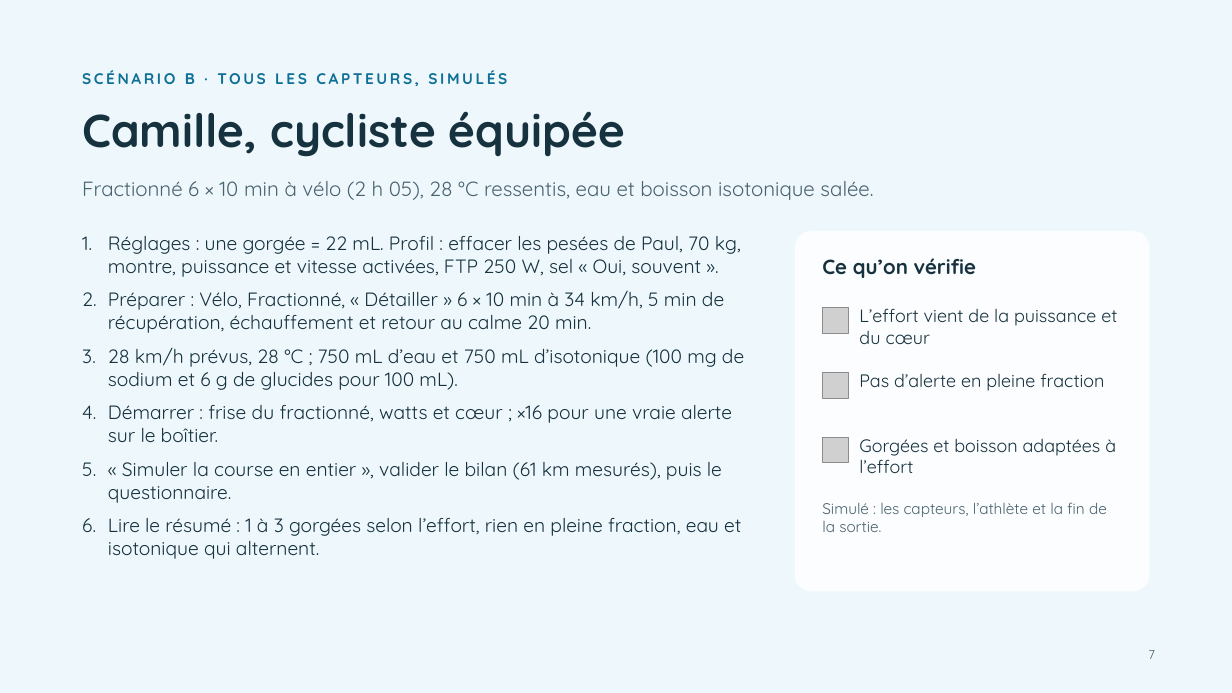
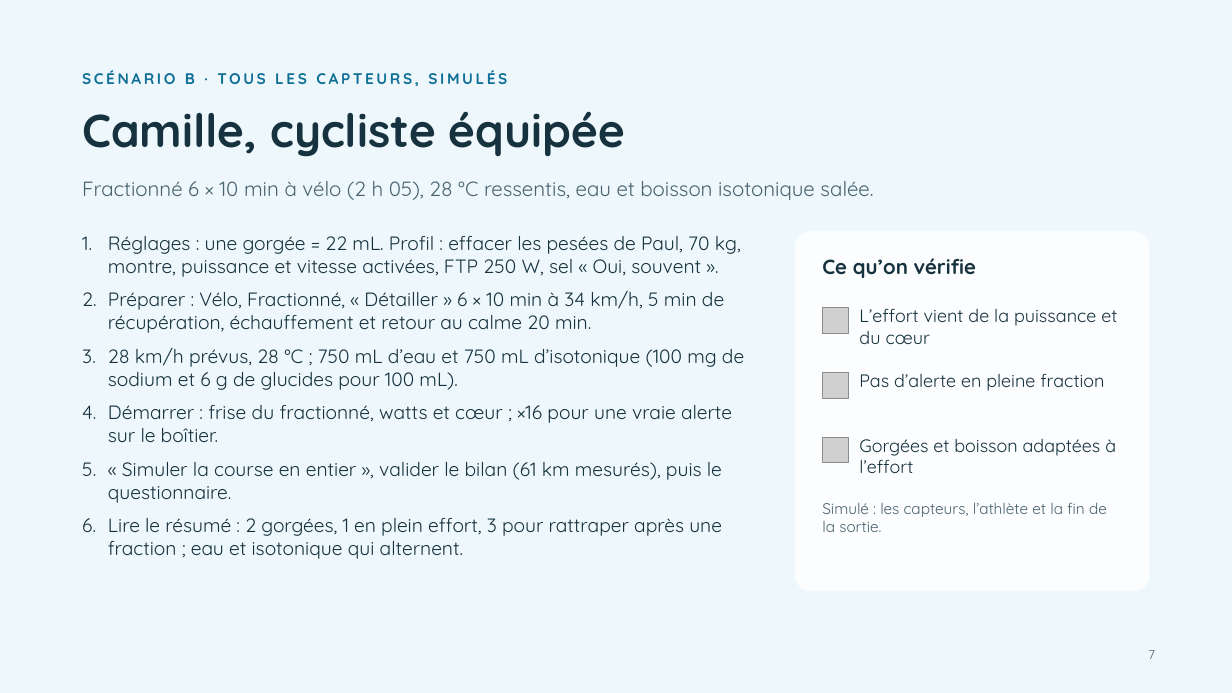
Before and after one commit to martinbaumg/hydroperf, a slide deck: slide 7 of docs/hydroperf_demo_finale.pptx. Drawn at 1232x693 pixels with LibreOffice and Linux fonts; fonts in the diff are those of the drawing; grey boxes stand for pictures. Boxes give left, top, right and bottom in pixels: in the first picture for what was removed or moved away, otherwise in the second. Text is boxed around its words. In the diff, an @@ line names an element or a change of style, - is before the commit and + after.

Commit message:
2 gorgees par alerte (1 en plein effort), 3 seulement pour rattraper apres une fraction

```diff
--- a/docs/hydroperf_demo_finale.pptx
+++ b/docs/hydroperf_demo_finale.pptx
@@ text at (108, 518, 722, 559): text changed @@
-6. Lire le résumé : 1 à 3 gorgées selon l’effort, rien en pleine fraction, eau et isotonique qui alternent.
+6. Lire le résumé : 2 gorgées, 1 en plein effort, 3 pour rattraper après une fraction ; eau et isotonique qui alternent.
```
Also in this commit, not shown: 2 other slides changed, 3 other files.
